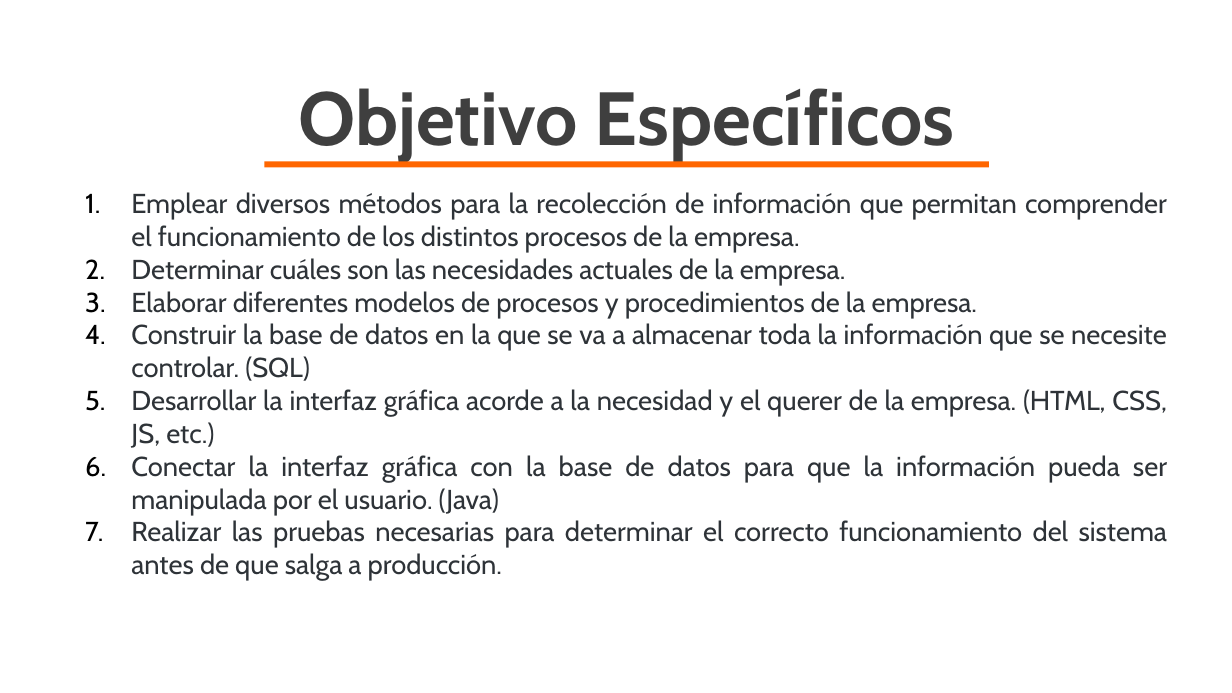
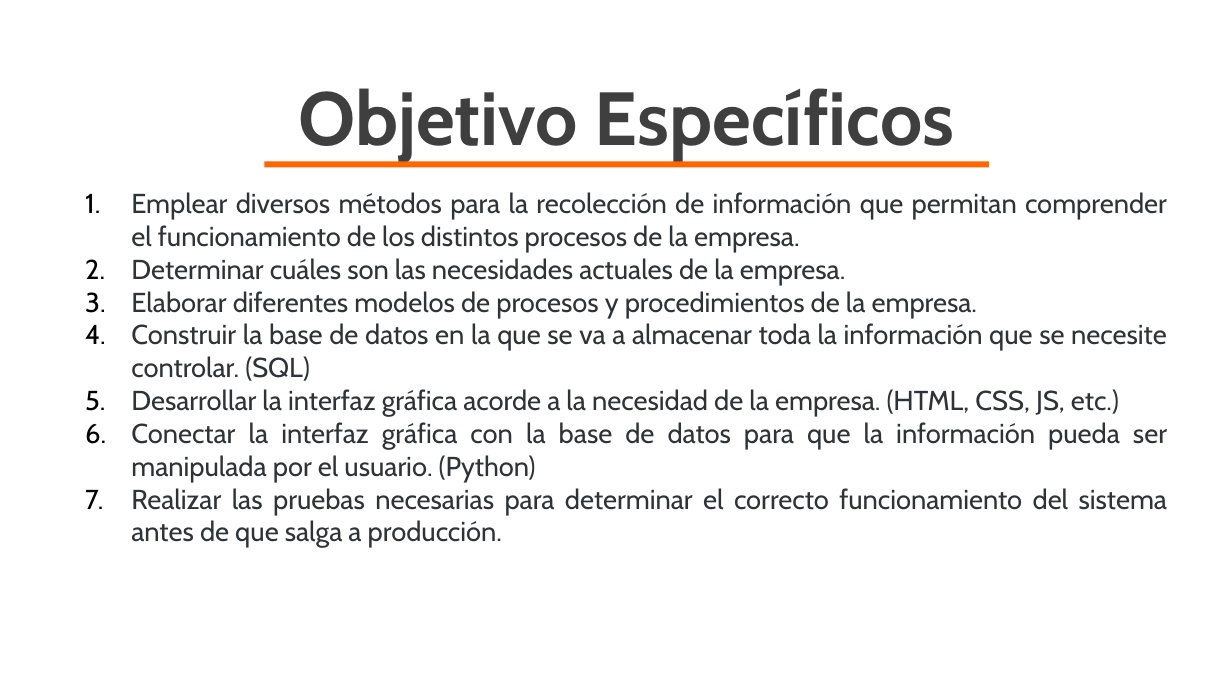
Before and after one commit to SebastDev/CodeProyect, a slide deck: slide 5 of 01 - FaseAnálisis/01 - Trimestre/01 - Componente Metodológico/ComponenteMetodologico.pptx. Drawn at 1232x693 pixels with LibreOffice and Linux fonts; fonts in the diff are those of the drawing; background and template pictures are left out. Boxes give left, top, right and bottom in pixels: in the first picture for what was removed or moved away, otherwise in the second. Text is boxed around its words. In the diff, an @@ line names an element or a change of style, - is before the commit and + after.

```diff
--- a/01 - FaseAnálisis/01 - Trimestre/01 - Componente Metodológico/ComponenteMetodologico.pptx
+++ b/01 - FaseAnálisis/01 - Trimestre/01 - Componente Metodológico/ComponenteMetodologico.pptx
@@ text at <box>131,389,1167,482</box>: text changed @@
-5. Desarrollar la interfaz gráfica acorde a la necesidad y el querer de la empresa. (HTML, CSS, JS, etc.)
-6. Conectar la interfaz gráfica con la base de datos para que la información pueda ser manipulada por el usuario. (Java)
+5. Desarrollar la interfaz gráfica acorde a la necesidad de la empresa. (HTML, CSS, JS, etc.)
+6. Conectar la interfaz gráfica con la base de datos para que la información pueda ser manipulada por el usuario. (Python)
```
Also in this commit, not shown: 1 other slide changed, 31 other files.
